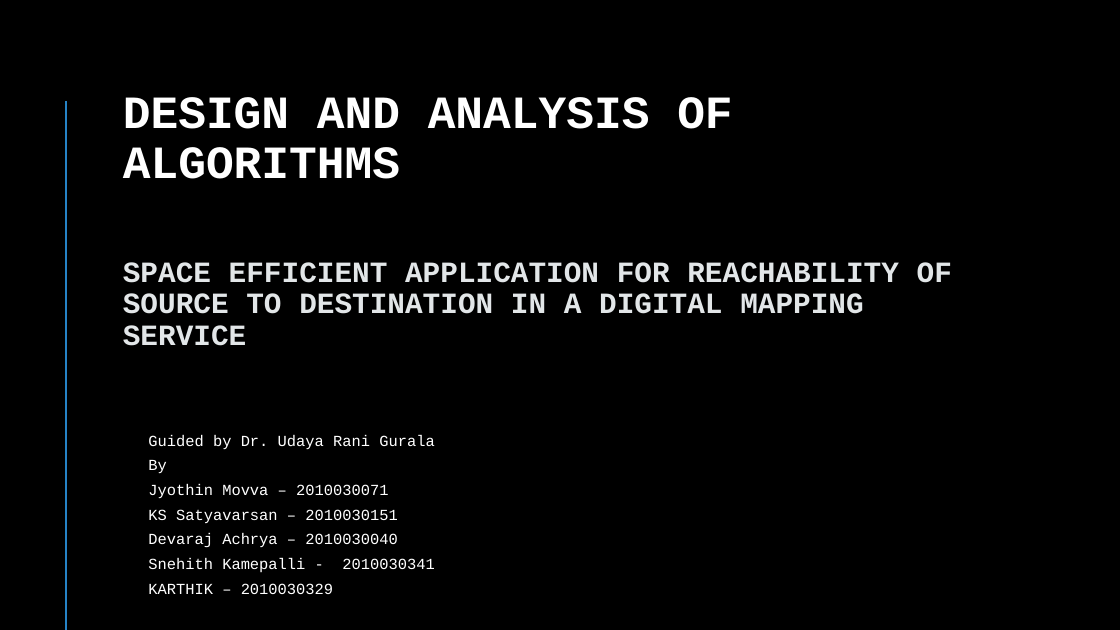
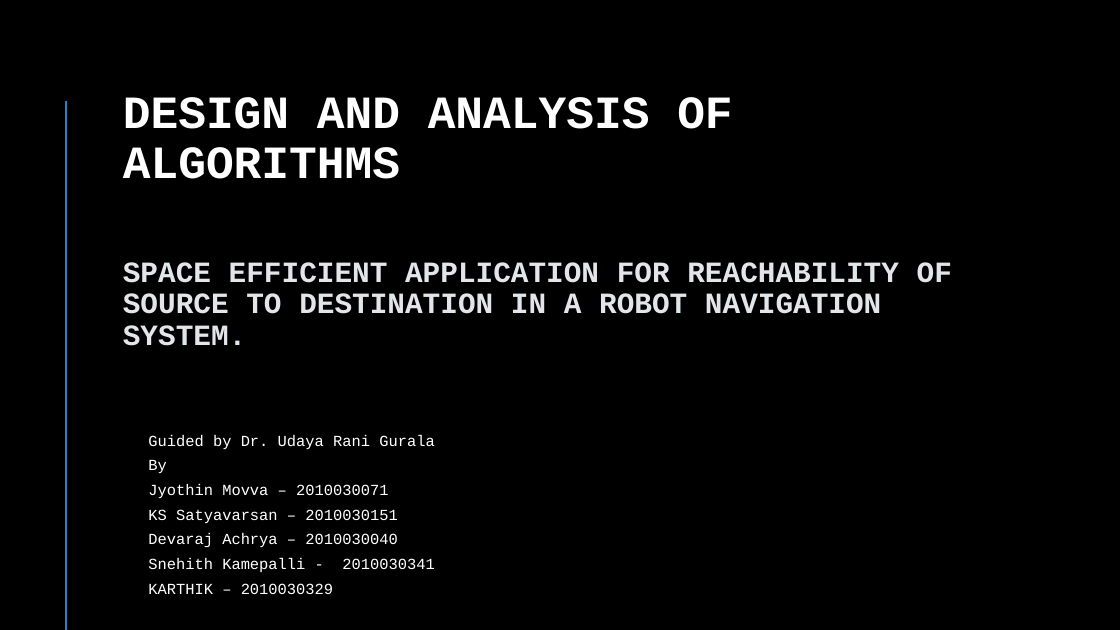
Before and after one commit to lucidcreeper/Space-Efficient-Algorithms-for-Reachability-in-Directed-Geometric-Graph, a slide deck: slide 1 of presentations/review1 with template.pptx. Drawn at 1120x630 pixels with LibreOffice and Linux fonts; fonts in the diff are those of the drawing. Boxes give left, top, right and bottom in pixels: in the first picture for what was removed or moved away, otherwise in the second. Text is boxed around its words. In the diff, an @@ line names an element or a change of style, - is before the commit and + after.

```diff
--- a/presentations/review1 with template.pptx
+++ b/presentations/review1 with template.pptx
@@ title at (123, 97, 952, 346): text changed @@
-DESIGN AND ANALYSIS OF ALGORITHMS
-SPACE EFFICIENT APPLICATION FOR REACHABILITY OF SOURCE TO DESTINATION IN A DIGITAL MAPPING SERVICE
+DESIGN AND ANALYSIS OF ALGORITHMS
+SPACE EFFICIENT APPLICATION FOR REACHABILITY OF SOURCE TO DESTINATION IN A ROBOT NAVIGATION SYSTEM.
```
Also in this commit, not shown: 2 other slides changed, 1 slide added.
